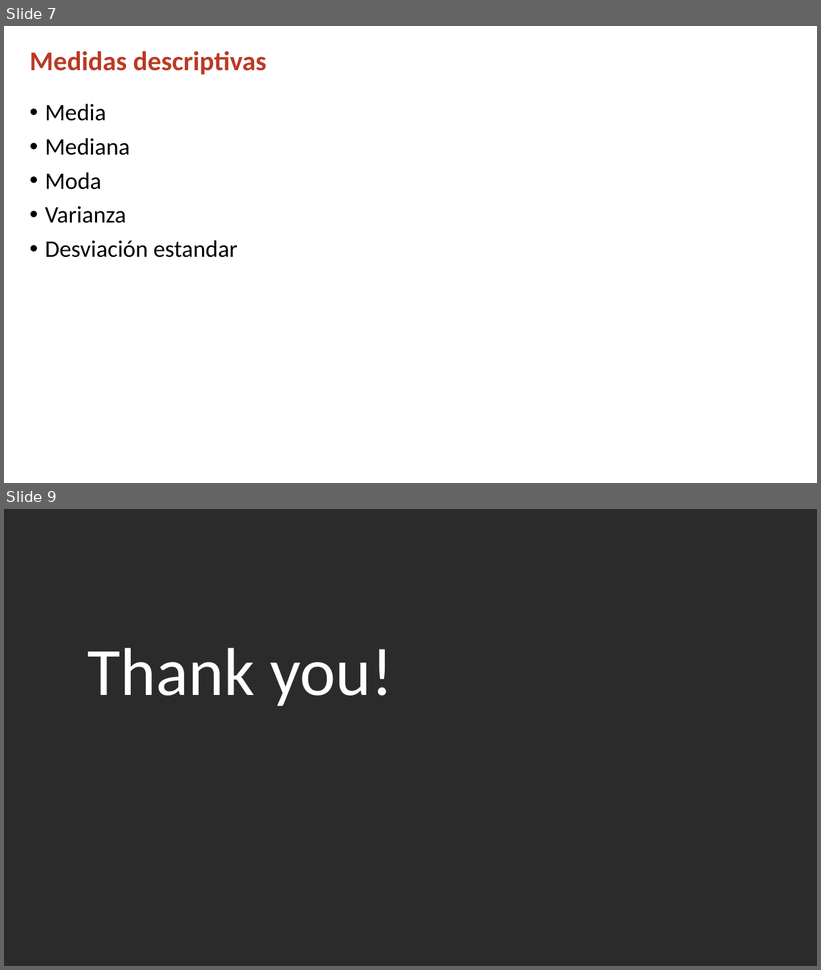
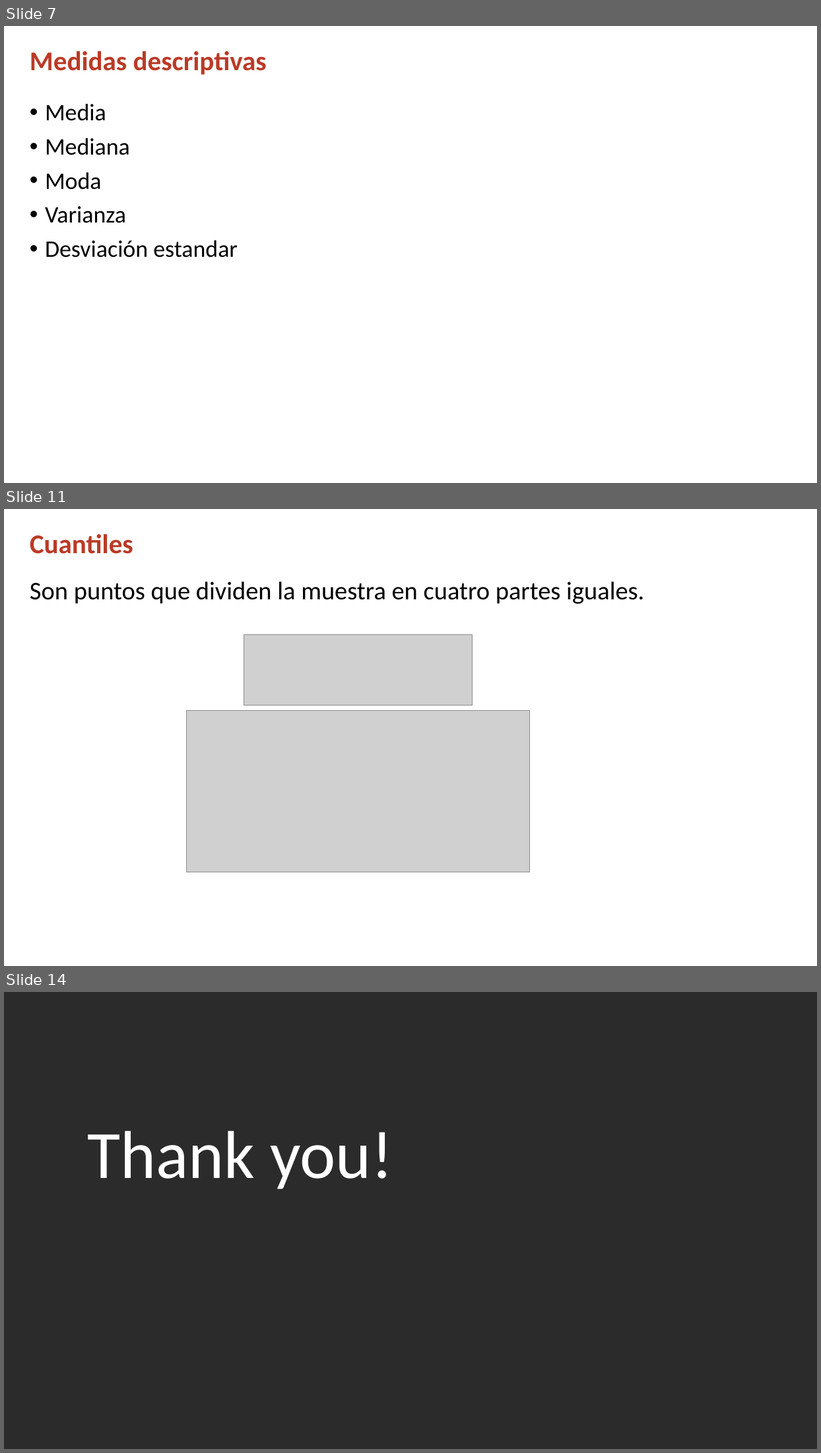
Before and after one commit to j-river1/taller_honduras, a slide deck: DIA_1/Medidas_descriptivas.pptx. Shown one above the other, each under a label of ours: slides 7 and 9 before the commit, slides 7, 11 and 14 after it; the slides between them are not shown. The pictures are 821x970 and 821x1453 pixels, drawn with LibreOffice and Linux fonts; fonts in the diff are those of the drawing; grey boxes stand for pictures; background and template pictures are left out; a plain dark background stands for a picture behind light text. Boxes give left, top, right and bottom in pixels: in the first picture for what was removed or moved away, otherwise in the second. Text is boxed around its words. In the diff, an @@ line names an element or a change of style, - is before the commit and + after.

```diff
--- a/DIA_1/Medidas_descriptivas.pptx
+++ b/DIA_1/Medidas_descriptivas.pptx
@@ slide 11 added at (4, 509, 817, 966), background #FFFFFF @@
@@ title added at (30, 534, 133, 554), 32 pt, text #BB3A26, bold @@
+Cuantiles
@@ text added at (30, 582, 644, 604), 30 pt, text #000000 @@
+Son puntos que dividen la muestra en cuatro partes iguales.
@@ picture added at (244, 635, 473, 706) @@
@@ picture added at (187, 711, 531, 873) @@
@@ what was slide 9 is now slide 14 @@
```
Also in this commit, not shown: 5 other slides added, 1 slide removed.
